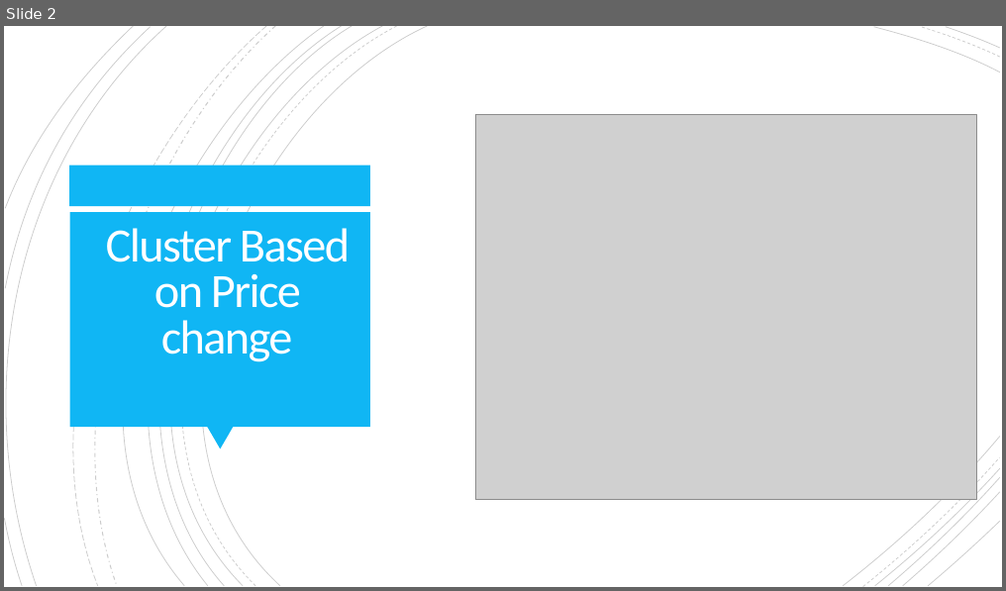
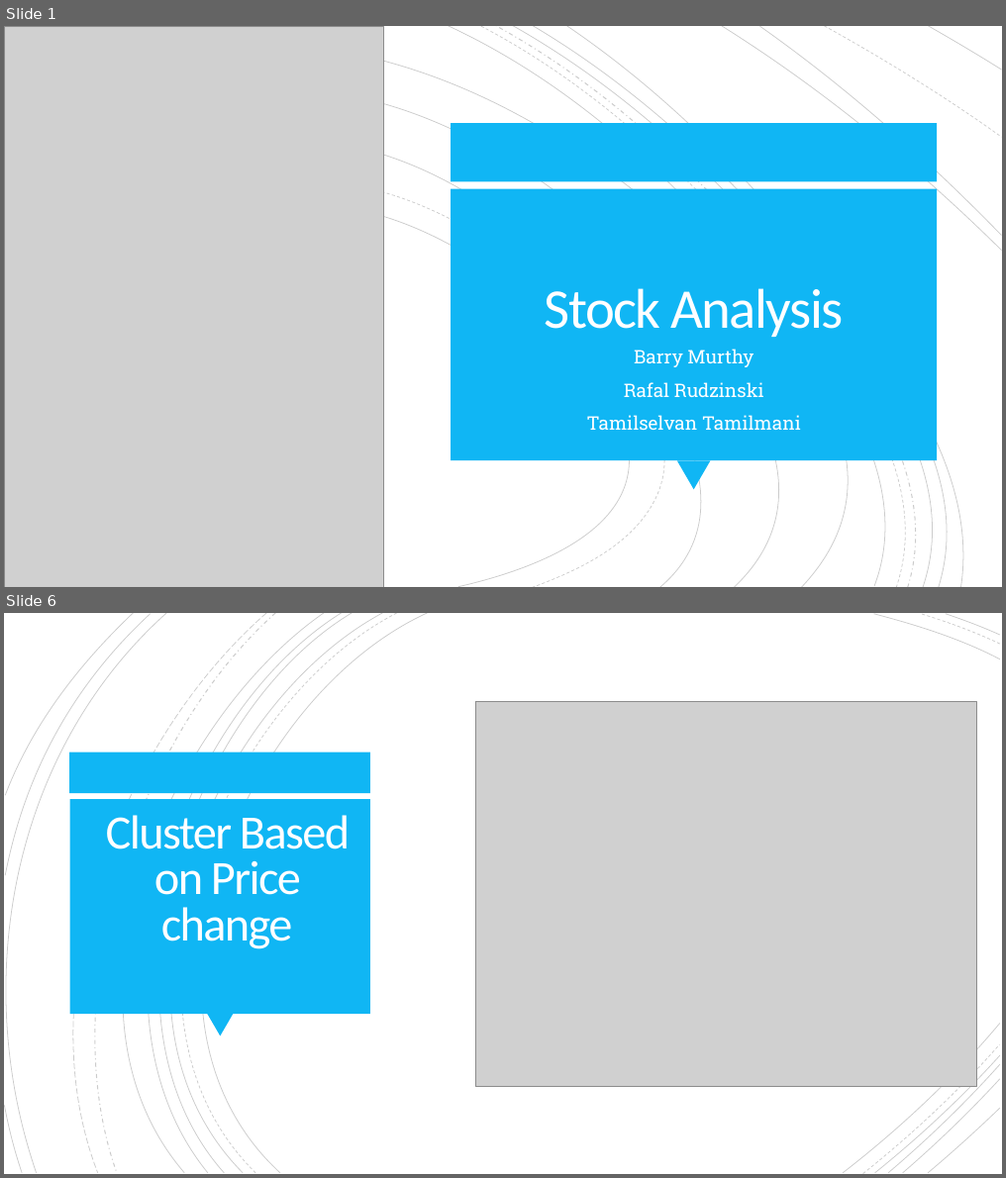
Before and after one commit to tamtam0/ist-707, a slide deck: IST707-Group2.pptx. Shown one above the other, each under a label of ours: slide 2 before the commit, slides 1 and 6 after it; the slides between them are not shown. The pictures are 1006x591 and 1006x1178 pixels, drawn with LibreOffice and Linux fonts; fonts in the diff are those of the drawing; grey boxes stand for pictures. Boxes give left, top, right and bottom in pixels: in the first picture for what was removed or moved away, otherwise in the second. Text is boxed around its words. In the diff, an @@ line names an element or a change of style, - is before the commit and + after.

```diff
--- a/IST707-Group2.pptx
+++ b/IST707-Group2.pptx
@@ slide 1 added at [4,26,1002,587], background #FFFFFF @@
@@ rectangle added at [4,26,1002,587], fill #FFFFFF @@
@@ picture added at [4,26,383,587] @@
@@ group added at [4,26,1002,587]: 19 freeform shapes @@
@@ group added at [4,26,1002,587]: 19 freeform shapes @@
@@ rectangle added at [450,123,938,181], fill #10B6F4 @@
@@ rectangle added at [450,189,938,461], fill #10B6F4 @@
@@ title added at [545,288,843,337], 54 pt, text #FFFEFF @@
+Stock Analysis
@@ subtitle added at [587,349,801,430], 18 pt, text #FFFEFF @@
+Barry Murthy
+Rafal Rudzinski
+Tamilselvan Tamilmani
@@ triangle added at [677,461,711,489], fill #10B6F4 @@
@@ what was slide 2 is now slide 6 @@
```
Also in this commit, not shown: 1 slide changed, 4 other slides added, 1 slide removed.
